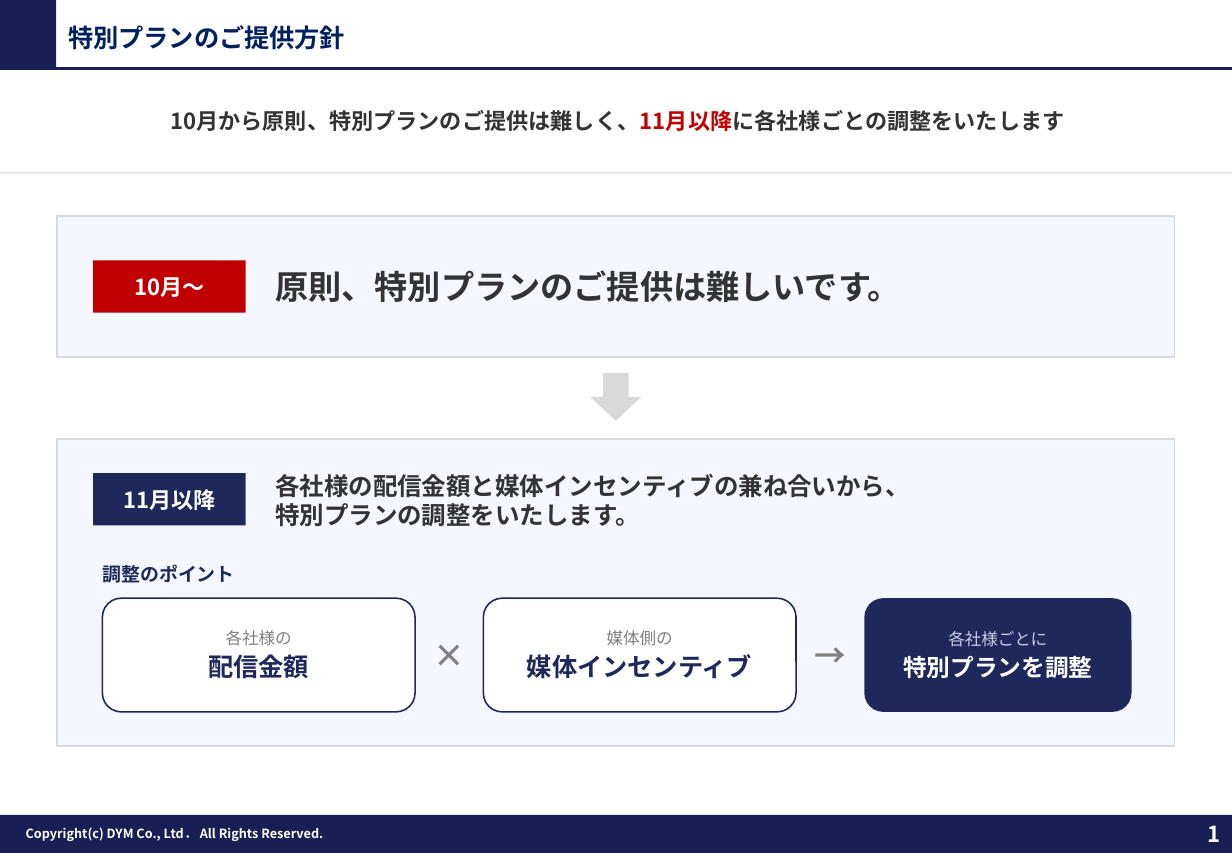
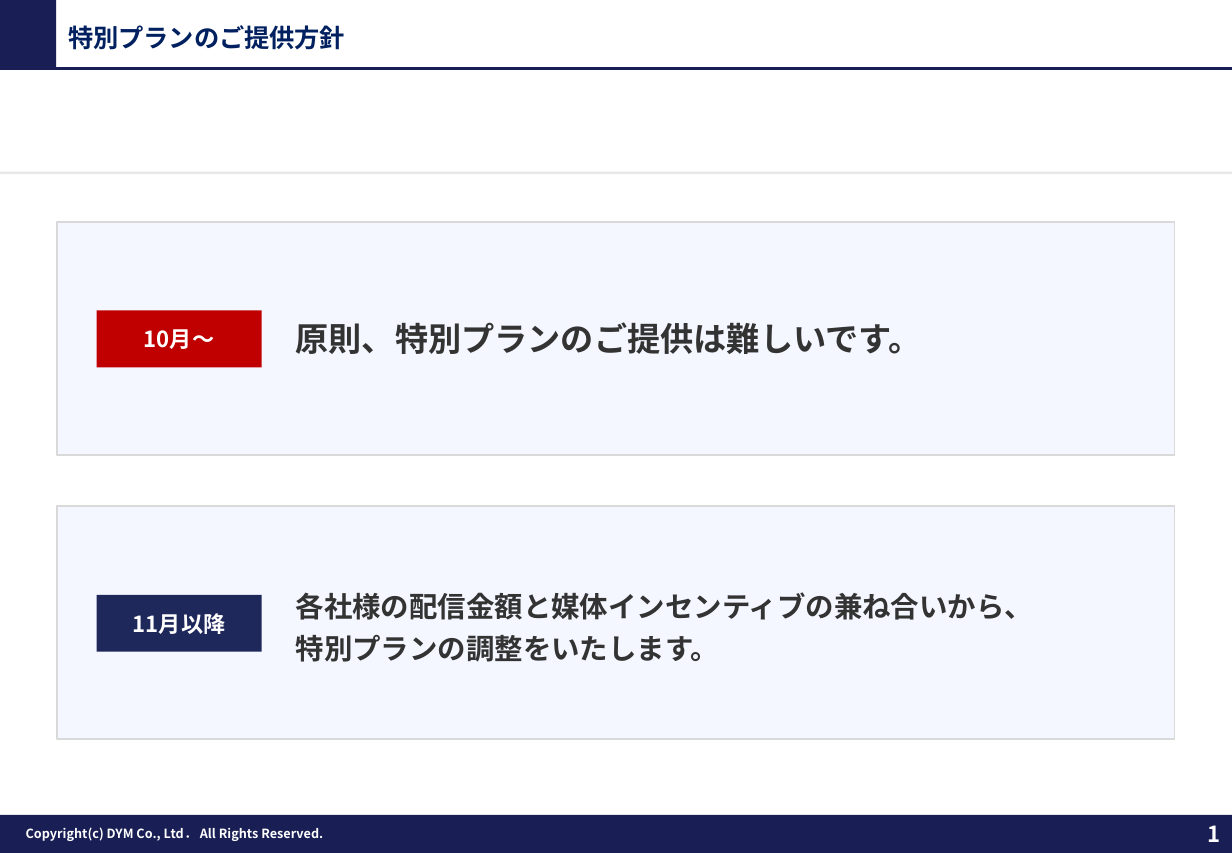
Before and after one commit to tonomura-r-dev/folder, a slide deck: slide 1 of 20260826_特別プランのご提供方針.pptx. Drawn at 1232x853 pixels with LibreOffice and Linux fonts; fonts in the diff are those of the drawing; background and template pictures are left out. Boxes give left, top, right and bottom in pixels: in the first picture for what was removed or moved away, otherwise in the second. Text is boxed around its words. In the diff, an @@ line names an element or a change of style, - is before the commit and + after.

```diff
--- a/20260826_特別プランのご提供方針.pptx
+++ b/20260826_特別プランのご提供方針.pptx
@@ text removed at box(170, 110, 1064, 131) @@
-10月から原則、特別プランのご提供は難しく、11月以降に各社様ごとの調整をいたします
@@ rectangle: place and size @@
-rectangle at box(57, 216, 1175, 357)
+rectangle at box(57, 222, 1175, 455)
@@ text "原則、特別プランのご提供は難しいです。": place and size @@
-text "原則、特別プランのご提供は難しいです。" at box(275, 270, 901, 302)
+text "原則、特別プランのご提供は難しいです。" at box(296, 322, 922, 354)
@@ rectangle "10月〜": place and size @@
-rectangle "10月〜" at box(93, 261, 246, 313)
+rectangle "10月〜" at box(97, 311, 262, 367)
@@ down arrow removed at box(590, 373, 642, 421) @@
@@ rectangle: place and size @@
-rectangle at box(57, 439, 1175, 746)
+rectangle at box(57, 506, 1175, 739)
@@ text "各社様の配信金額と媒体インセンティブの兼ね合いから、": place and size @@
-text "各社様の配信金額と媒体インセンティブの兼ね合いから、" at box(275, 474, 910, 527)
+text "各社様の配信金額と媒体インセンティブの兼ね合いから、" at box(296, 592, 1033, 662)
@@ text "各社様の配信金額と媒体インセンティブの兼ね合いから、" at box(296, 592, 1033, 662): size 15.5 to 18 pt; line spacing 1 to 1.25 @@
@@ text removed at box(102, 564, 235, 583) @@
-調整のポイント
@@ rectangle "11月以降": place and size @@
-rectangle "11月以降" at box(93, 473, 246, 526)
+rectangle "11月以降" at box(97, 595, 262, 652)
@@ rounded rectangle removed at box(102, 598, 415, 712) @@
-各社様の
-配信金額
@@ text removed at box(415, 598, 483, 712) @@
-×
@@ rounded rectangle removed at box(483, 598, 796, 712) @@
-媒体側の
-媒体インセンティブ
@@ text removed at box(796, 598, 865, 712) @@
-→
@@ rounded rectangle removed at box(865, 598, 1132, 712) @@
-各社様ごとに
-特別プランを調整
```
Also in this commit, not shown: 1 other file.
